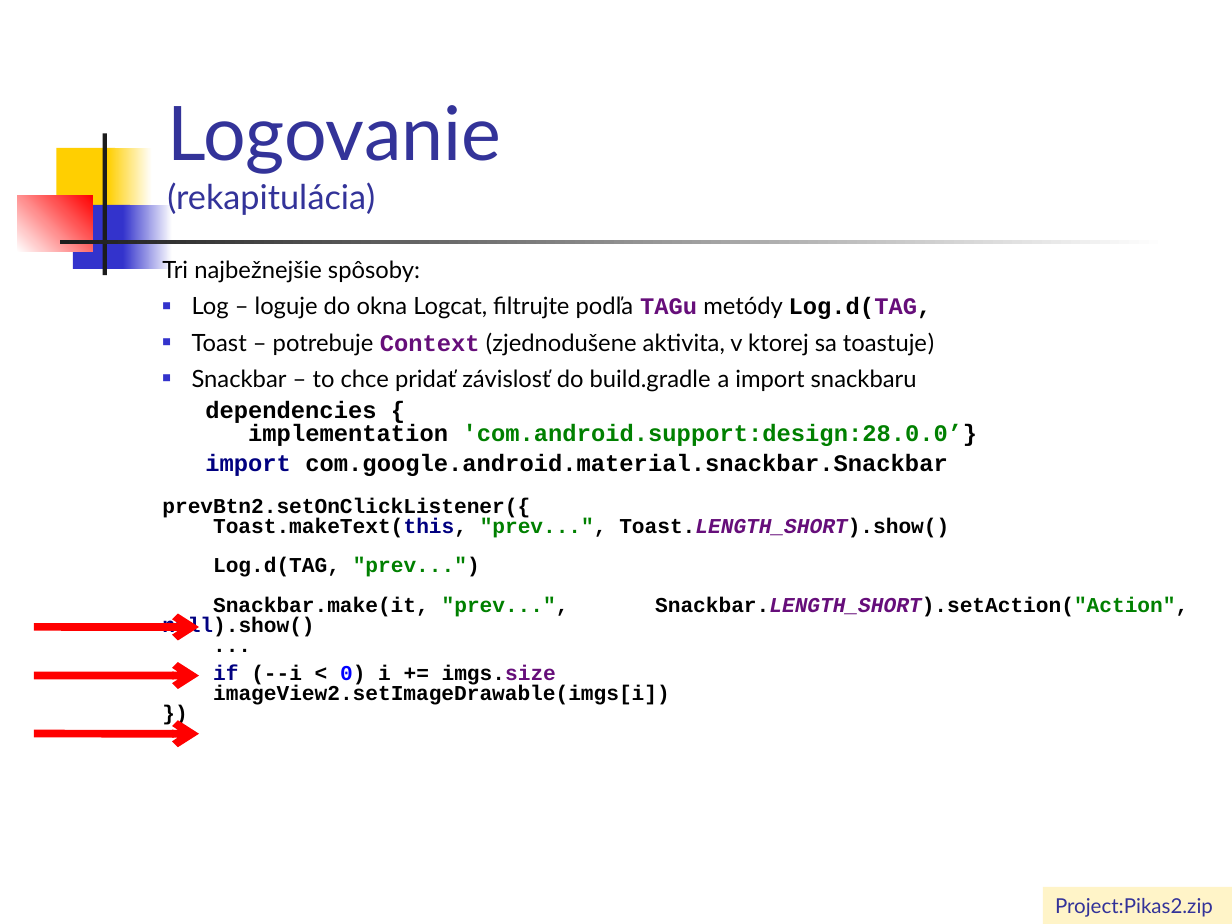
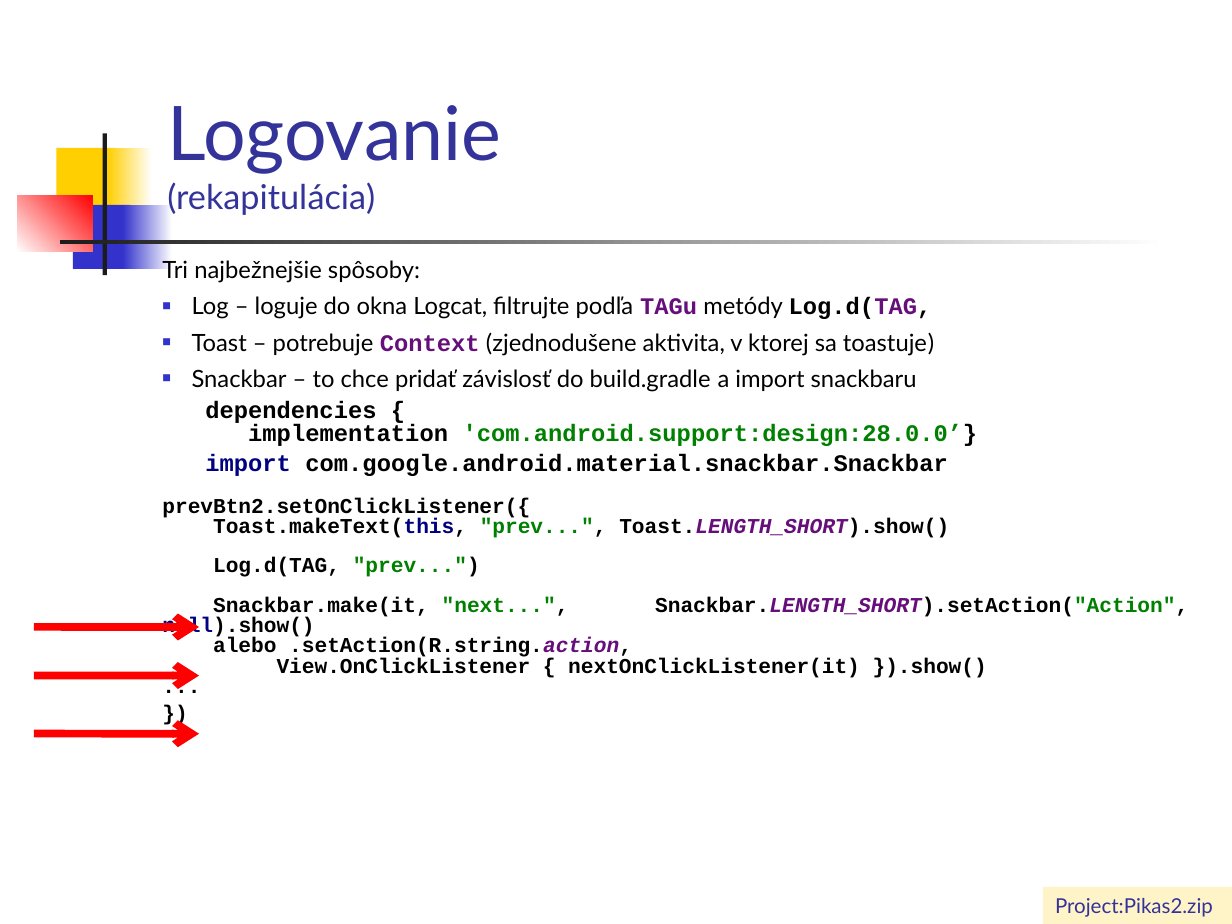
Before and after one commit to vmandro/Prednasky, a slide deck: slide 4 of 04/04_Android.ppt. Drawn at 1232x924 pixels with LibreOffice and Linux fonts; fonts in the diff are those of the drawing. Boxes give left, top, right and bottom in pixels: in the first picture for what was removed or moved away, otherwise in the second. Text is boxed around its words. In the diff, an @@ line names an element or a change of style, - is before the commit and + after.

```diff
--- a/04/04_Android.ppt
+++ b/04/04_Android.ppt
@@ text at (x1=162, y1=597, x2=1188, y2=678): text changed @@
-Snackbar.make(it, "prev...", Snackbar.LENGTH_SHORT).setAction("Action", null).show()
-...
-if (--i < 0) i += imgs.size
-imageView2.setImageDrawable(imgs[i])
-})
+Snackbar.make(it, "next...", Snackbar.LENGTH_SHORT).setAction("Action", null).show()
+alebo .setAction(R.string.action,
+View.OnClickListener { nextOnClickListener(it) }).show()
+...
+})
```
Also in this commit, not shown: 14 other slides changed, 2 slides added, 6 slides removed, 1 other file.
